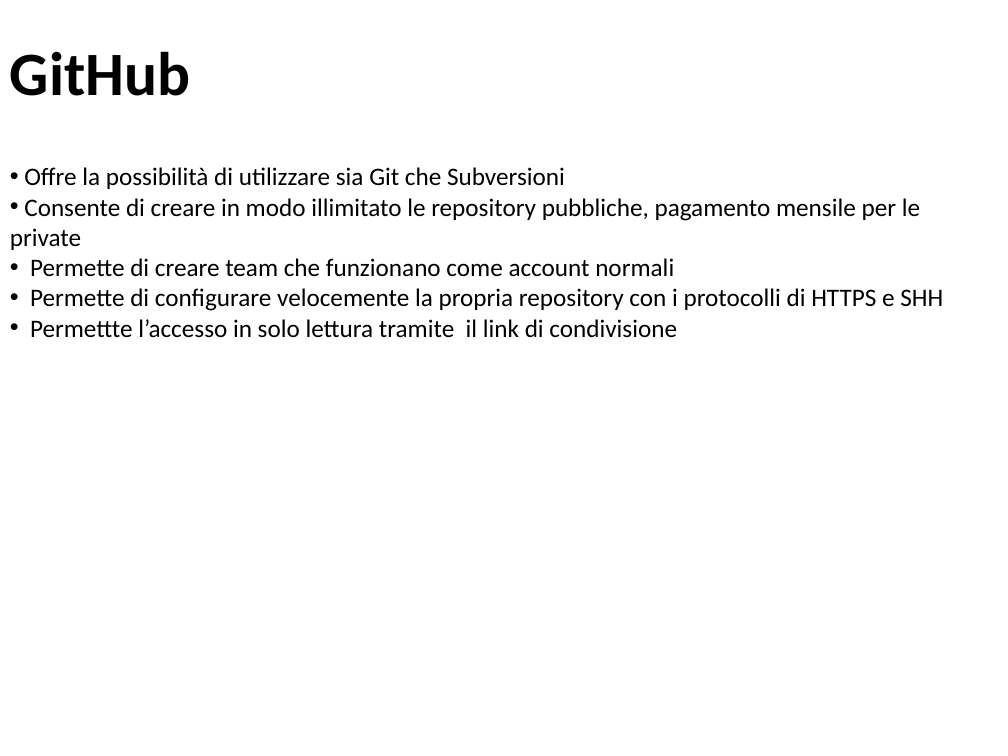
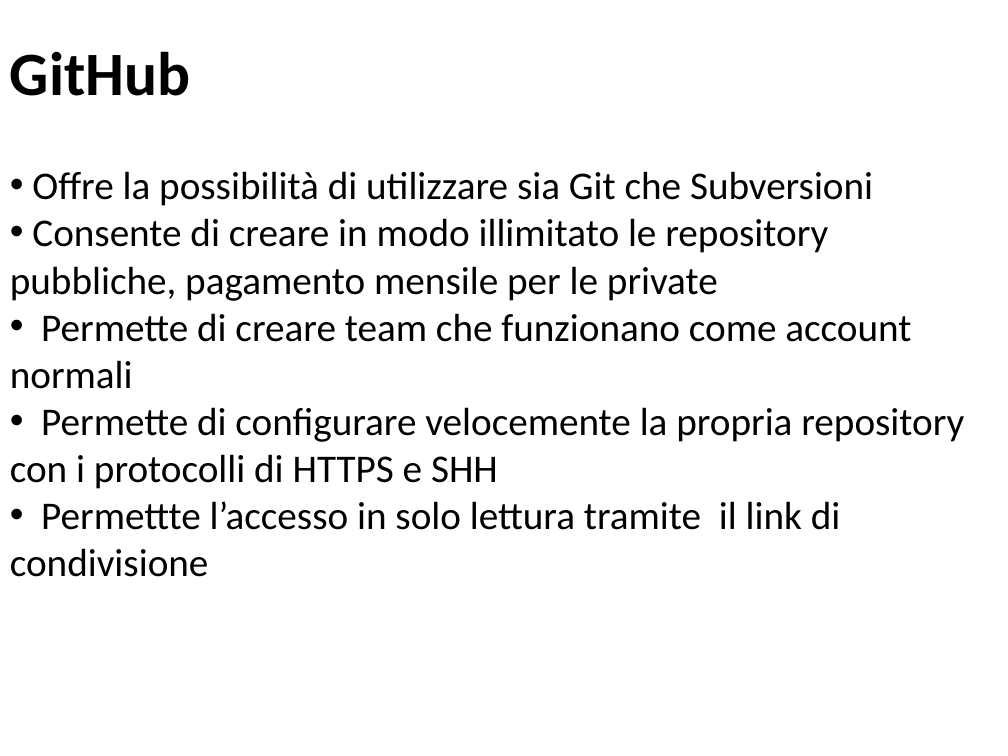
Before and after one commit to IlPep/PresentazioneLaurea, a slide deck: slide 13 of Presentazione tesi.pptx. Drawn at 1008x756 pixels with LibreOffice and Linux fonts; fonts in the diff are those of the drawing. Boxes give left, top, right and bottom in pixels: in the first picture for what was removed or moved away, otherwise in the second. Text is boxed around its words. In the diff, an @@ line names an element or a change of style, - is before the commit and + after.

```diff
--- a/Presentazione tesi.pptx
+++ b/Presentazione tesi.pptx
@@ text "Offre la possibilità di utilizzare ..." at [10,171,964,577]: size 18 to 28 pt @@
```
Also in this commit, not shown: 6 other slides changed, 1 other file.
